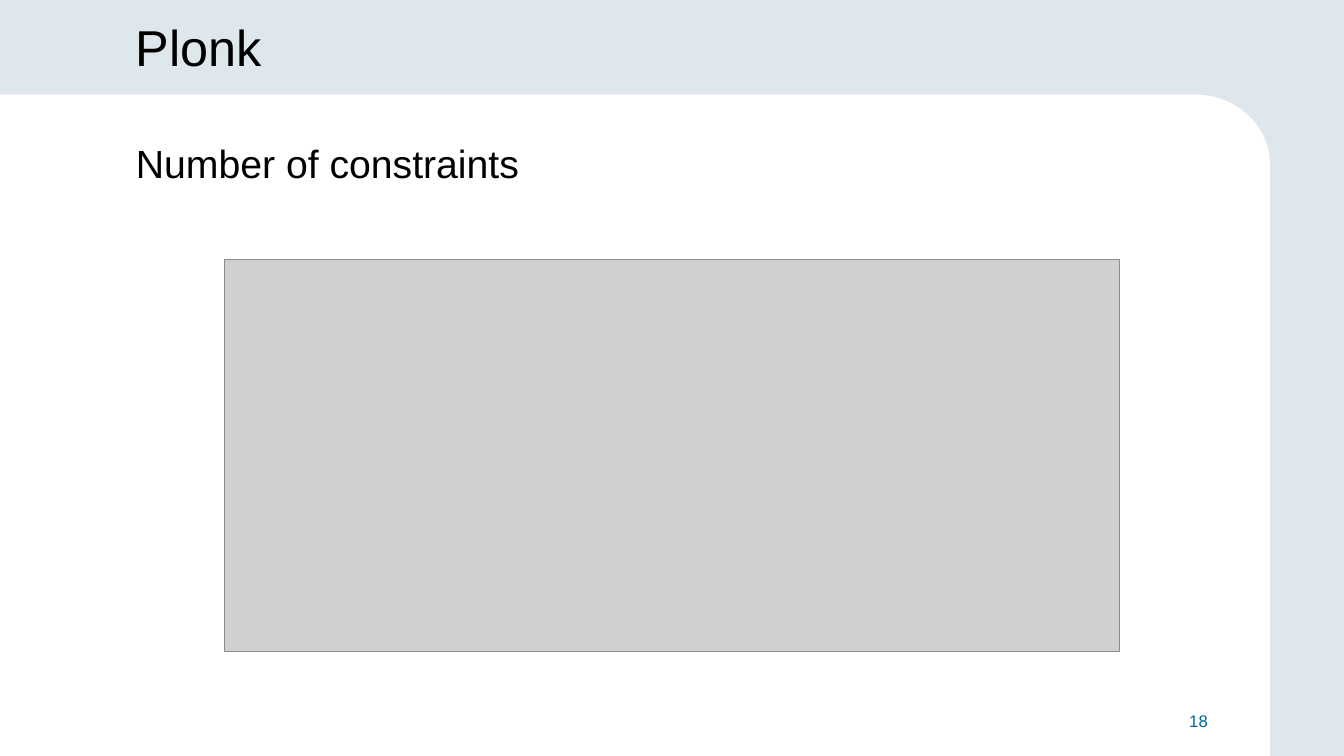
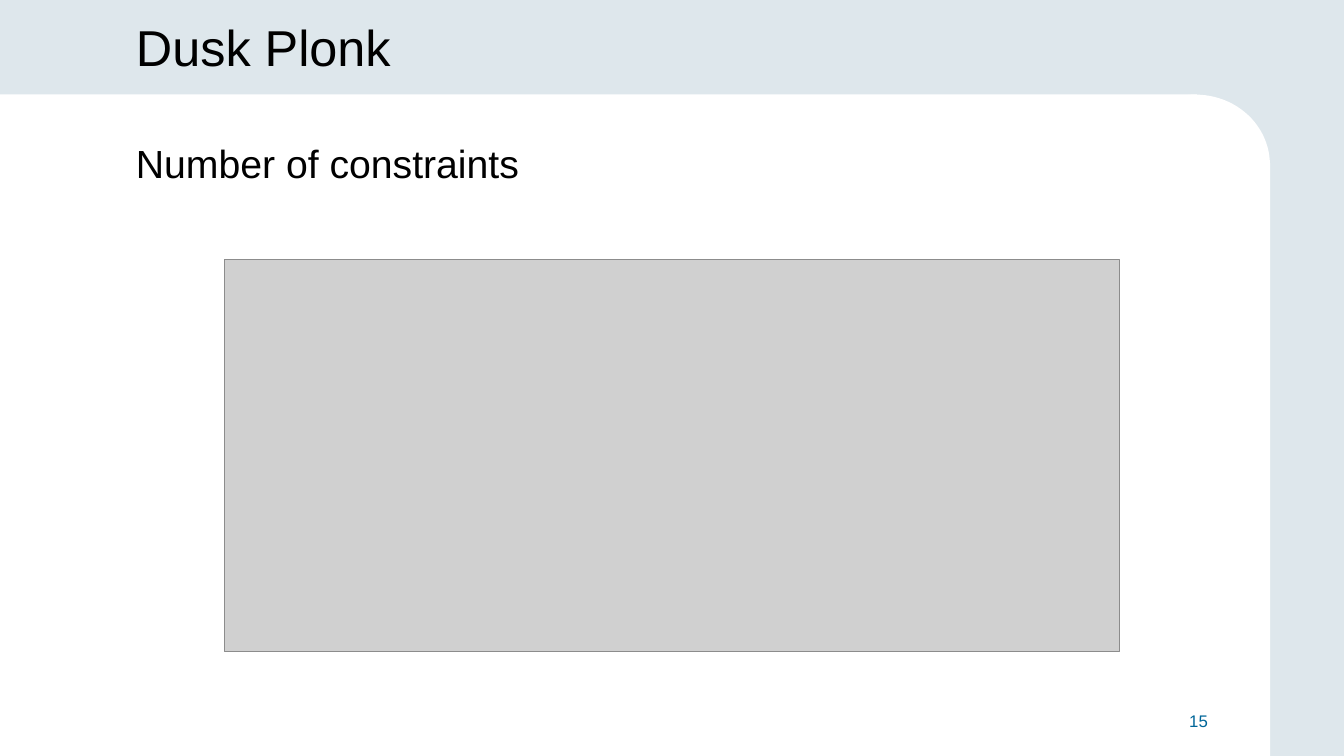
Before and after one commit to alexmllo/zk-hashes, a slide deck: slide 15 of thesis/slides.pptx (slide 18 before the commit). Drawn at 1344x756 pixels with LibreOffice and Linux fonts; fonts in the diff are those of the drawing; grey boxes stand for pictures; background and template pictures are left out. Boxes give left, top, right and bottom in pixels: in the first picture for what was removed or moved away, otherwise in the second. Text is boxed around its words. In the diff, an @@ line names an element or a change of style, - is before the commit and + after.

```diff
--- a/thesis/slides.pptx
+++ b/thesis/slides.pptx
@@ title at [136, 29, 391, 67]: text changed @@
-Plonk
+Dusk Plonk
@@ page number at [1189, 715, 1208, 727]: text changed @@
-18
+15
```
Also in this commit, not shown: 11 other slides changed, 3 slides added, 4 slides removed.
